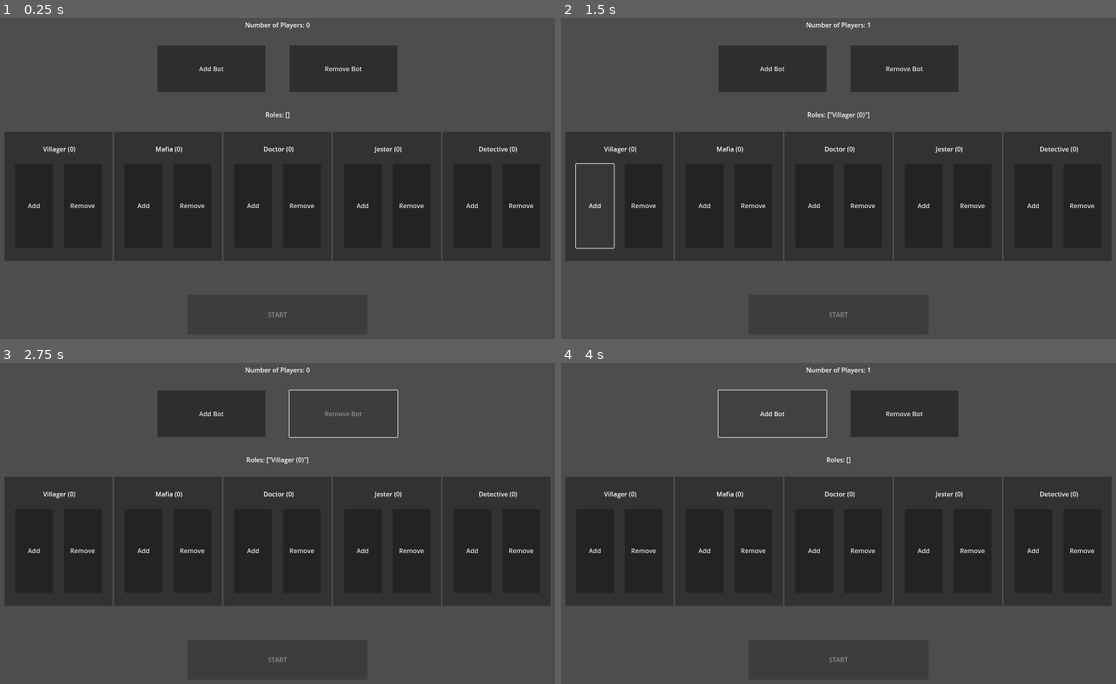
Above: before the commit, frames 1-4 (two rows, left to right).
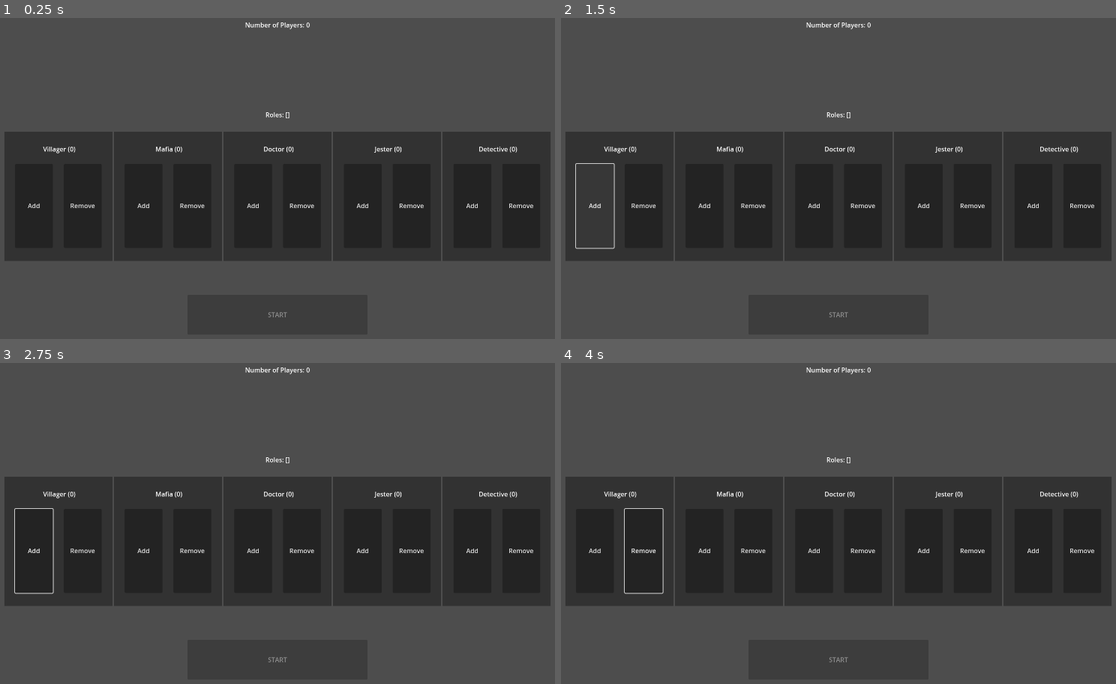
Above: after the commit, the same moments.

Repository: ThatOnePixle/MafiaWithCustomCards
Game: Godot game, scene res://scenes and scripts/main.tscn
Two runs of this game, one before a commit and one after it. Both use one fixed random seed, a clock stepped at 60 frames per second and the inputs below.
Inputs (mouse positions are in pixels of both pictures, inside the frame that each line leads up to):
- Up to frame 1 (0.25 s): no input
- Up to frame 2 (1.5 s): click (771, 69) at 0.5 s, where only the run before the commit has a clickable "Add Bot"; click "Add" at 1.25 s
- Up to frame 3 (2.75 s): click (344, 414) at 2 s, where only the run before the commit has a clickable "Remove Bot"
- Up to frame 4 (4 s): click "Remove" at 2.75 s; click (771, 414) at 3.5 s, where only the run before the commit has a clickable "Add Bot"

The runs differ from the first frame. In frame 1, 5.6% of the frame differs, in the area x 28-72%, y 8-24%; in frame 2, 5.7%, in the area x 28-72%, y 1-32%; in frame 3, 3.3%; in frame 4, 3.2%.
Error after the commit: Invalid access to property or key 'players' on a base object of type 'Nil'. (res://scenes)

Commit message:
split main and removed bots fully

Diff:
--- a/scenes and scripts/lobby/lobby.gd
+++ b/scenes and scripts/lobby/lobby.gd
@@ -10,47 +10,49 @@
 @onready var rolesText = $roles
 
 @onready var startButton = $StartButton
-@onready var addBotButton = $AddBotButton
-@onready var removeBotButton = $RemoveBotButton
 @onready var roleButtonParent = $roleButtonParent
 
-var addAndRemoveRoleButton: PackedScene = preload("res://scenes and scripts/lobby/add_and_remove_role_button.tscn")
+var roleSettings: PackedScene = preload("res://scenes and scripts/lobby/add_and_remove_role_button.tscn")
+
+var numOfPlayers: int = 0
+
 #----------------------------------------------------------------------------------------------------
 #Functions
 #----------------------------------------------------------------------------------------------------
 
 #Lobby Setup
 func _ready() -> void:
+	#Set up a selector for each role
 	for item in mainRoot.roleOptions.values():
-		var addAndRemoveRoleButtonObject = addAndRemoveRoleButton.instantiate()
-		addAndRemoveRoleButtonObject.get_node("name of role").text = item["name"]
-		roleButtonParent.add_child(addAndRemoveRoleButtonObject)
-	for child in roleButtonParent.get_children():
-		child.get_node("add role").connect("button_down", (func(): _add_remove_roles("add", child)))
-		child.get_node("remove role").connect("button_down", (func(): _add_remove_roles("remove", child)))
-
-#Add/Remove Roles
-func _add_remove_roles(action: String, child: Control) -> void:
-	if action == "add":
-		mainRoot.roles.append(child.get_node("name of role").text)
-	elif action == "remove":
-		mainRoot.roles.erase(child.get_node("name of role").text)
-	rolesText.text = "Roles: " + str(mainRoot.roles)
-	startButton.disabled = false if mainRoot.numOfPlayers > 2 and mainRoot.numOfPlayers == len(mainRoot.roles) else true
+		var roleSettingsObject = roleSettings.instantiate()
+		roleSettingsObject.get_node("name of role").text = item["name"]
+		roleButtonParent.add_child(roleSettingsObject)
 
 #Add/Remove Players
-func _on_add_bot_button_pressed() -> void:
-	_change_players(1)
-func _on_remove_bot_button_pressed() -> void:
-	_change_players(-1)
 func _change_players(amount: int) -> void:
-	mainRoot.numOfPlayers += amount
-	mainRoot.numOfPlayers = clamp(mainRoot.numOfPlayers, 0, 20)
-	addBotButton.disabled = mainRoot.numOfPlayers >= 20
-	removeBotButton.disabled = mainRoot.numOfPlayers <= len(mainRoot.nonBotPlayers)
-	numOfPlayersText.text = "Number of Players: " + str(mainRoot.numOfPlayers)
-	startButton.disabled = false if mainRoot.numOfPlayers > 2 and mainRoot.numOfPlayers == len(mainRoot.roles) else true
+	numOfPlayers += amount
+	numOfPlayersText.text = "Number of Players: " + str(numOfPlayers)
+	#Check amount of ppl to see if game can start
+	startButton.disabled = false if numOfPlayers > 2 and numOfPlayers == len(mainRoot.roles) else true
 
 #Start Button
 func _on_start_button_pressed() -> void:
-	mainRoot._start()
+	mainRoot.lobbyNode.visible = false
+	_assign_roles()
+	mainRoot._check_win_cons(mainRoot._get_win_con(), "night")
+
+#Assign Roles
+func _assign_roles() -> void:
+	mainRoot.players.clear()
+	for id in mainRoot.nonBotPlayers.keys():
+		var tempRoles: Array[String] = mainRoot.roles.duplicate(true)
+		#Check if enough roles
+		if tempRoles.is_empty():
+			push_error("Not enough roles")
+			return
+		#Set up role
+		var randomRole: String = tempRoles[randi_range(0,len(tempRoles)-1)]
+		mainRoot.players[id]["roles"] = mainRoot.roleOptions[randomRole].duplicate(true)
+		mainRoot.players[id]["id"] = id
+		mainRoot.players[id]["conditions"] = {}
+		tempRoles.erase(randomRole)
--- a/scenes and scripts/lobby/lobby.tscn
+++ b/scenes and scripts/lobby/lobby.tscn
@@ -21,24 +21,6 @@
 grow_horizontal = 2
 disabled = true
 text = "START"
-
-[node name="AddBotButton" type="Button" parent="."]
-layout_mode = 1
-anchors_preset = -1
-anchor_left = 0.3
-anchor_top = 0.12
-anchor_right = 0.48
-anchor_bottom = 0.25
-text = "Add Bot"
-
-[node name="RemoveBotButton" type="Button" parent="."]
-layout_mode = 1
-anchors_preset = -1
-anchor_left = 0.52
-anchor_top = 0.12
-anchor_right = 0.7
-anchor_bottom = 0.25
-text = "Remove Bot"
 
 [node name="numOfPlayers" type="Label" parent="."]
 layout_mode = 1
@@ -75,5 +57,3 @@
 alignment = 1
 
 [connection signal="pressed" from="StartButton" to="." method="_on_start_button_pressed"]
-[connection signal="pressed" from="AddBotButton" to="." method="_on_add_bot_button_pressed"]
-[connection signal="pressed" from="RemoveBotButton" to="." method="_on_remove_bot_button_pressed"]
--- a/scenes and scripts/main.gd
+++ b/scenes and scripts/main.gd
@@ -5,21 +5,19 @@
 #----------------------------------------------------------------------------------------------------
 #Roles
 var roleOptions: Dictionary = _load_roles_data()
+var teams: Array = _load_team_data()
 var roles: Array[String] = []
-var teams: Array = []
 
-#Mid Game
-var voteColecter: Dictionary[String, Dictionary] = {}
-var nightCompletedList: Array[Dictionary] = []
-var voteCompletedList: Array[Dictionary] = []
 
 #Players
 var players: Dictionary[String, Dictionary] = {}
-var numOfPlayers: int = 0
 var nonBotPlayers: Dictionary[String, int] = {}
 
 #Nodes
-@onready var lobbyNode: Control = $lobby
+@onready var lobbyNode: Control = $"lobby manager"
+@onready var webNode: Control = $"web manager"
+@onready var actionNode: Control = $"action manager"
+@onready var winNode: Control = $"win manager"
 
 #Comparisons
 var comparisons = {
@@ -51,9 +49,6 @@
 	for player in playerList:
 		playerIdList.append(player.get("id", "Unknown"))
 	return playerIdList
-func _get_key_from_value(dict: Dictionary, value):
-	return dict.keys()[dict.values().find(value)]
-
 
 #Setup Custom Data
 func _load_roles_data():
@@ -81,8 +76,8 @@
 		file_name = dir.get_next()
 	#Neutral Roles
 	for player in players.values():
-		if player["team"] == "neutral":
-			teamData.append(player)
+		if player["role"]["team"] == "neutral":
+			teamData.append(player["role"])
 	return teamData
 func _create_json_var(varStructure: Dictionary):
 	var returnVar = 0
@@ -120,91 +115,20 @@
 	if teamWin != []:
 		webScene = "win"
 		for player in players.values():
-			if player["team"] == "neutral":
-				if player in teamWin:
+			if player["role"]["team"] == "neutral":
+				if player["role"] in teamWin:
 					playersWon.append(player["id"])
 			else:
 				for team in teamWin:
-					if player["team"] == team["name"]:
+					if player["role"]["team"] == team["name"]:
 						playersWon.append(player["id"])
 		lobbyNode.visible = true
 		print(str(playersWon) + " have won!")
-	voteColecter.clear()
-	nightCompletedList.clear()
-	voteCompletedList.clear()
-	get_node("web manager")._send_data(webScene, playersWon)
 
-#Assign Roles
-func _assign_roles() -> void:
-	var tempRoles: Array[String] = roles.duplicate(true)
-	for id in nonBotPlayers.keys():
-		var roleToBeAssigned: String = tempRoles[randi_range(0,len(tempRoles)-1)]
-		players[id] = roleOptions[roleToBeAssigned].duplicate(true)
-		players[id]["id"] = id
-		tempRoles.erase(roleToBeAssigned)
-	for i in range(numOfPlayers - len(players)):
-		var roleToBeAssigned: String = tempRoles[randi_range(0,len(tempRoles)-1)]
-		players["Bot" + str(i)] = roleOptions[roleToBeAssigned].duplicate(true)
-		players["Bot" + str(i)]["id"] = "Bot" + str(i)
-		tempRoles.erase(roleToBeAssigned)
-
-	teams = _load_team_data()
-
-#night
-func _perform_action(gameState: String, player: Dictionary, target: String) -> void:
-	match player[gameState]["type"]:
-		"voted out":
-			players[target]["dead"] = true
-			players[target]["voted out"] = true
-		"vote":
-			_collect_vote(
-				player[gameState]["group"],
-				target,
-				len(_get_members({"name":[player["name"]], "dead":[false, null]})),
-				{
-					"gameState": gameState,
-					"player": {gameState: {"type": player[gameState]["action"]}}
-				}
-			)
-		"kill":
-			if !players[target].get("protected", false):
-				players[target]["dead"] = true
-			else:
-				players[target]["protected"] = false
-		"protect":
-			players[target]["protected"] = true
-		"investigate":
-			get_node("night/resultLabel").text = players[target]["name"]
-			get_node("web manager")._peers[player["id"]].send_text(JSON.stringify({"type": "info", "resultText": players[target]["name"]}))
-	if player not in nightCompletedList:
-		nightCompletedList.append(player)
-	if len(nightCompletedList) + len(_get_members({"night":[null]})) >= len(players):
-		_check_win_cons(_get_win_con(), "vote")
-func _collect_vote(voteGroup: String, target: String, votesNeeded: int, actionData: Dictionary) -> bool:
-	if !voteColecter.has(voteGroup):
-		voteColecter[voteGroup] = {}
-
-	voteColecter[voteGroup][target] = voteColecter[voteGroup].get(target, 0) + 1
-	var totalVotes = 0
-	for v in voteColecter[voteGroup].values():
-		totalVotes += v
-
-	if totalVotes >= votesNeeded:
-		var amountOfVotes: Array = voteColecter[voteGroup].values()
-		amountOfVotes.sort()
-
-		var highestVotes = amountOfVotes[-1]
-		var winningTarget = target
-
-		if amountOfVotes.size() > 1:
-			if highestVotes != amountOfVotes[-2]:
-				winningTarget = _get_key_from_value(voteColecter[voteGroup], highestVotes)
-
-		_perform_action(actionData["gameState"], actionData["player"], winningTarget)
-	return totalVotes >= votesNeeded
-
-#Swapping Scenes
-func _start() -> void:
-	lobbyNode.visible = false
-	_assign_roles()
-	_check_win_cons(_get_win_con(), "night")
+	#clean up
+	for player in players.values():
+		player.get("conditions, {}").erase("protected")
+	actionNode.voteColecter.clear()
+	actionNode.nightCompletedList.clear()
+	actionNode.voteCompletedList.clear()
+	webNode._send_data(webScene, playersWon)
--- a/scenes and scripts/main.tscn
+++ b/scenes and scripts/main.tscn
@@ -1,10 +1,12 @@
-[gd_scene load_steps=4 format=3 uid="uid://bue1hij1nwxjn"]
+[gd_scene load_steps=6 format=3 uid="uid://bue1hij1nwxjn"]
 
 [ext_resource type="Script" uid="uid://dj43t21xm6tb" path="res://scenes and scripts/main.gd" id="1_ig7tw"]
-[ext_resource type="Script" uid="uid://orkd1re0nt" path="res://scenes and scripts/web_manager.gd" id="2_h0iye"]
+[ext_resource type="Script" uid="uid://orkd1re0nt" path="res://scenes and scripts/managers/web_manager.gd" id="2_h0iye"]
 [ext_resource type="PackedScene" uid="uid://c62ayfuebhtk4" path="res://scenes and scripts/lobby/lobby.tscn" id="3_eyd3t"]
+[ext_resource type="Script" uid="uid://6cw2mhvj2h4c" path="res://scenes and scripts/managers/action_manager.gd" id="4_tg2wl"]
+[ext_resource type="Script" uid="uid://b5xhonx3wgebk" path="res://scenes and scripts/managers/win_manager.gd" id="5_vqouv"]
 
-[node name="mainRoot" type="Control"]
+[node name="main root" type="Control"]
 layout_mode = 3
 anchors_preset = 15
 anchor_right = 1.0
@@ -13,11 +15,17 @@
 grow_vertical = 2
 script = ExtResource("1_ig7tw")
 
-[node name="web manager" type="Control" parent="."]
-anchors_preset = 0
-offset_right = 40.0
-offset_bottom = 40.0
+[node name="lobby manager" parent="." instance=ExtResource("3_eyd3t")]
+layout_mode = 1
+
+[node name="packet manager" type="Node" parent="."]
 script = ExtResource("2_h0iye")
 
-[node name="lobby" parent="." instance=ExtResource("3_eyd3t")]
-layout_mode = 1
+[node name="web manager" type="Node" parent="packet manager"]
+script = ExtResource("2_h0iye")
+
+[node name="action manager" type="Node" parent="."]
+script = ExtResource("4_tg2wl")
+
+[node name="win manager" type="Node" parent="."]
+script = ExtResource("5_vqouv")
--- /dev/null
+++ b/scenes and scripts/managers/action_manager.gd
@@ -0,0 +1,70 @@
+extends Node
+#----------------------------------------------------------------------------------------------------
+#Variables
+#----------------------------------------------------------------------------------------------------
+
+@onready var mainRoot = $".."
+var players = mainRoot.players
+
+#Mid Game
+var voteColecter: Dictionary[String, Dictionary] = {}
+var nightCompletedList: Array[Dictionary] = []
+var voteCompletedList: Array[Dictionary] = []
+
+#----------------------------------------------------------------------------------------------------
+#Functions
+#----------------------------------------------------------------------------------------------------
+
+func _get_key_from_value(dict: Dictionary, value):
+	return dict.keys()[dict.values().find(value)]
+
+#actions
+func _perform_action(gameState: String, player: Dictionary, target: String) -> void:
+	match player.get(gameState, {"type":""})["type"]:
+		"voted out":
+			players[target]["consitions"]["dead"] = true
+			players[target]["consitions"]["voted out"] = true
+		"vote":
+			_collect_vote(
+				player["role"][gameState]["group"],
+				target,
+				len(mainRoot._get_members({"name":[player["role"]["name"]], "dead":[false, null]})),
+				{
+					"gameState": gameState,
+					"player": {gameState: {"type": player["role"][gameState]["action"]}}
+				}
+			)
+		"kill":
+			if !players[target]["conditions"].get("protected", false):
+				players[target]["conditions"]["dead"] = true
+		"protect":
+			players[target]["conditions"]["protected"] = true
+		"investigate":
+			var targetsRole = players[target]["role"]["name"]
+			mainRoot.webNode._peers[player["id"]].send_text(JSON.stringify({"type": "info", "resultText": targetsRole}))
+	if player["id"] not in nightCompletedList:
+		nightCompletedList.append(player["id"])
+	if len(nightCompletedList) + len(mainRoot._get_members({"night":[null]})) >= len(players):
+		mainRoot._check_win_cons(mainRoot._get_win_con(), "vote")
+func _collect_vote(voteGroup: String, target: String, votesNeeded: int, actionData: Dictionary) -> bool:
+	if !voteColecter.has(voteGroup):
+		voteColecter[voteGroup] = {}
+
+	voteColecter[voteGroup][target] = voteColecter[voteGroup].get(target, 0) + 1
+	var totalVotes = 0
+	for v in voteColecter[voteGroup].values():
+		totalVotes += v
+
+	if totalVotes >= votesNeeded:
+		var amountOfVotes: Array = voteColecter[voteGroup].values()
+		amountOfVotes.sort()
+
+		var highestVotes = amountOfVotes[-1]
+		var winningTarget = target
+
+		if amountOfVotes.size() > 1:
+			if highestVotes != amountOfVotes[-2]:
+				winningTarget = _get_key_from_value(voteColecter[voteGroup], highestVotes)
+
+		_perform_action(actionData["gameState"], actionData["player"], winningTarget)
+	return totalVotes >= votesNeeded
--- /dev/null
+++ b/scenes and scripts/managers/packet_manager.gd
@@ -0,0 +1,60 @@
+extends Node
+
+@onready var mainRoot: Control = $".."
+@onready var webManager: Control = $"web manager"
+
+func _send_to_all(data: Dictionary):
+	for peer in webManager._peers.values():
+		peer.send_text(JSON.stringify(data))
+
+func _recieve_data(client, data):
+	match data["type"]:
+		"join":
+			mainRoot.nonBotPlayers[data["name"]] = webManager._peers[client]
+			print(mainRoot.nonBotPlayers)
+			mainRoot.get_node("lobby")._change_players(1)
+			mainRoot.nonBotPlayers[data["name"]].send_text(JSON.stringify({"type": "lobby"}))
+		"action":
+			mainRoot._perform_action(data["gameState"], mainRoot.players[mainRoot._get_key_from_value(mainRoot.nonBotPlayers, client)], data["target"])
+
+		"vote":
+			if mainRoot._collect_vote(
+				"vote",
+				data["target"],
+				len(mainRoot._get_members({"dead":[false, null]})),
+				{
+					"gameState": "voteing",
+					"player": {"voteing": {"type": "voted out"}}
+				}
+			):
+				mainRoot._check_win_cons(mainRoot._get_win_con(), "night")
+func _send_data(state: String, extraData):
+	match state:
+		"lobby":
+			_send_to_all({"type": "lobby"})
+		"night":
+			for player in mainRoot.players.keys():
+				if mainRoot.players[player]["role"].get("night", {}).get("type", "") == "multiple":
+					for action in mainRoot.players[player]["role"]["night"]["actions"].values():
+						_send_action_data("action", action, webManager._peers[mainRoot.nonBotPlayers[player]], mainRoot.players[player]["role"]["name"])
+				else:
+					_send_action_data("action", mainRoot.players[player]["role"].get("night", {}), webManager._peers[mainRoot.nonBotPlayers[player]], mainRoot.players[player]["role"]["name"])
+
+		"vote":
+			for player in mainRoot.players.keys():
+				if mainRoot.players[player]["role"].get("vote", {}).get("type", "") == "multiple":
+					for action in mainRoot.players[player]["role"]["vote"]["actions"].values():
+						_send_action_data("action", action, webManager._peers[mainRoot.nonBotPlayers[player]], mainRoot.players[player]["role"]["name"])
+				else:
+					_send_action_data("action", mainRoot.players[player]["role"].get("vote", {}), webManager._peers[mainRoot.nonBotPlayers[player]], mainRoot.players[player]["role"]["name"])
+				_send_action_data("vote", {"target":"selection"}, webManager._peers[mainRoot.nonBotPlayers[player]], mainRoot.players[player]["role"]["name"])
+		"win":
+			_send_to_all({"type": "win", "playersWon": extraData})
+		"info":
+			_send_to_all({"type": "info", "location": "resultText", "message": extraData})
+
+func _send_action_data(gameState, actionData, peer, playerRole):
+		var options: Array = []
+		if actionData.get("target", "") == "selection":
+			options = mainRoot._player_list_to_ids(mainRoot._get_members({"dead": [false, null]}))
+		peer.send_text(JSON.stringify({"type": gameState, "options": options, "role":playerRole}))
--- /dev/null
+++ b/scenes and scripts/managers/web_manager.gd
@@ -0,0 +1,54 @@
+extends Node
+
+# The port we will listen to.
+const PORT = 8080
+
+# Our TCP Server instance.
+var _tcp_server = TCPServer.new()
+
+# Our connected peers list.
+var _peers: Dictionary[int, WebSocketPeer] = {}
+
+var last_peer_id := 1
+@onready var packetManager: Control = $"."
+@onready var mainRoot: Control = $".."
+
+func _ready():
+	# Start listening on the given port.
+	var err = _tcp_server.listen(PORT)
+	if err == OK:
+		print("Server started.")
+	else:
+		push_error("Unable to start server.")
+		set_process(false)
+
+func _process(_delta):
+	while _tcp_server.is_connection_available():
+		last_peer_id += 1
+		print("+ Peer %d connected." % last_peer_id)
+		var ws = WebSocketPeer.new()
+		ws.accept_stream(_tcp_server.take_connection())
+		_peers[last_peer_id] = ws
+
+	# Iterate over all connected peers using "keys()" so we can erase in the loop
+	for peer_id in _peers.keys():
+		var peer = _peers[peer_id]
+
+		peer.poll()
+
+		var peer_state = peer.get_ready_state()
+		if peer_state == WebSocketPeer.STATE_OPEN:
+			while peer.get_available_packet_count():
+				var packet = peer.get_packet()
+				if peer.was_string_packet():
+					var packet_text = packet.get_string_from_utf8()
+					print("< Got text data from peer %d: %s" % [peer_id, packet_text])
+					packetManager._recieve_data(peer_id, JSON.parse_string(packet_text))
+				else:
+					print("< Got binary data from peer %d: %d" % [peer_id, packet.size()])
+		elif peer_state == WebSocketPeer.STATE_CLOSED:
+			# Remove the disconnected peer.
+			_peers.erase(peer_id)
+			var code = peer.get_close_code()
+			var reason = peer.get_close_reason()
+			print("- Peer %s closed with code: %d, reason %s. Clean: %s" % [peer_id, code, reason, code != -1])
--- /dev/null
+++ b/scenes and scripts/managers/win_manager.gd
@@ -0,0 +1 @@
+extends Node
--- a/scenes and scripts/web_manager.gd
+++ /dev/null
@@ -1,110 +0,0 @@
-extends Node
-
-# The port we will listen to.
-const PORT = 8080
-
-# Our TCP Server instance.
-var _tcp_server = TCPServer.new()
-
-# Our connected peers list.
-var _peers: Dictionary[int, WebSocketPeer] = {}
-
-var last_peer_id := 1
-
-@onready var mainRoot: Control = $".."
-
-func _ready():
-	# Start listening on the given port.
-	var err = _tcp_server.listen(PORT)
-	if err == OK:
-		print("Server started.")
-	else:
-		push_error("Unable to start server.")
-		set_process(false)
-
-func _process(_delta):
-	while _tcp_server.is_connection_available():
-		last_peer_id += 1
-		print("+ Peer %d connected." % last_peer_id)
-		var ws = WebSocketPeer.new()
-		ws.accept_stream(_tcp_server.take_connection())
-		_peers[last_peer_id] = ws
-
-	# Iterate over all connected peers using "keys()" so we can erase in the loop
-	for peer_id in _peers.keys():
-		var peer = _peers[peer_id]
-
-		peer.poll()
-
-		var peer_state = peer.get_ready_state()
-		if peer_state == WebSocketPeer.STATE_OPEN:
-			while peer.get_available_packet_count():
-				var packet = peer.get_packet()
-				if peer.was_string_packet():
-					var packet_text = packet.get_string_from_utf8()
-					print("< Got text data from peer %d: %s" % [peer_id, packet_text])
-					_recieve_data(peer_id, JSON.parse_string(packet_text))
-				else:
-					print("< Got binary data from peer %d: %d" % [peer_id, packet.size()])
-		elif peer_state == WebSocketPeer.STATE_CLOSED:
-			# Remove the disconnected peer.
-			_peers.erase(peer_id)
-			var code = peer.get_close_code()
-			var reason = peer.get_close_reason()
-			print("- Peer %s closed with code: %d, reason %s. Clean: %s" % [peer_id, code, reason, code != -1])
-
-func _send_to_all(data: Dictionary):
-	for peer in _peers.values():
-		peer.send_text(JSON.stringify(data))
-
-func _recieve_data(client, data):
-	match data["type"]:
-		"join":
-			mainRoot.nonBotPlayers[data["name"]] = client
-			print(mainRoot.nonBotPlayers)
-			mainRoot.get_node("lobby")._change_players(1)
-			_peers[client].send_text(JSON.stringify({"type": "lobby"}))
-		"action":
-			mainRoot._perform_action(data["gameState"], mainRoot.players[mainRoot._get_key_from_value(mainRoot.nonBotPlayers, client)], data["target"])
-
-		"vote":
-			if mainRoot._collect_vote(
-				"vote",
-				data["target"],
-				len(mainRoot._get_members({"dead":[false, null]})),
-				{
-					"gameState": "voteing",
-					"player": {"voteing": {"type": "voted out"}}
-				}
-			):
-				mainRoot._check_win_cons(mainRoot._get_win_con(), "night")
-func _send_data(state: String, extraData):
-	match state:
-		"lobby":
-			_send_to_all({"type": "lobby"})
-		"night":
-			for player in mainRoot.players.keys():
-				if mainRoot.players[player].get("night", {}).get("type", "") == "multiple":
-					for action in mainRoot.players[player]["night"]["actions"].values():
-						_send_action_data("action", action, _peers[mainRoot.nonBotPlayers[player]])
-				else:
-					_send_action_data("action", player.get("night", {}), _peers[mainRoot.nonBotPlayers[player]])
-
-		"vote":
-			for player in mainRoot.players.keys():
-				if mainRoot.players[player].get("vote", {}).get("type", "") == "multiple":
-					for action in mainRoot.players[player]["vote"]["actions"].values():
-						_send_action_data("action", action, _peers[mainRoot.nonBotPlayers[player]])
-				else:
-					_send_action_data("action", player.get("vote", {}), _peers[mainRoot.nonBotPlayers[player]])
-				_send_action_data("vote", {"target":"selection"}, _peers[mainRoot.nonBotPlayers[player]])
-		"win":
-			_send_to_all({"type": "win", "playersWon": extraData})
-		"info":
-			_send_to_all({"type": "info", "location": "resultText", "message": extraData})
-
-func _send_action_data(gameState, actionData, peer):
-		var options: Array = []
-		if actionData.get("target", "") == "selection":
-			options = mainRoot._get_members({"dead": [false, null]})
-		peer.send_text(JSON.stringify({"type": gameState, "options": options}))
Not shown, added: scenes and scripts/managers/action_manager.gd.uid
Not shown, added: scenes and scripts/managers/packet_manager.gd.uid
Renamed: scenes and scripts/web_manager.gd.uid -> scenes and scripts/managers/web_manager.gd.uid
Not shown, added: scenes and scripts/managers/win_manager.gd.uid
